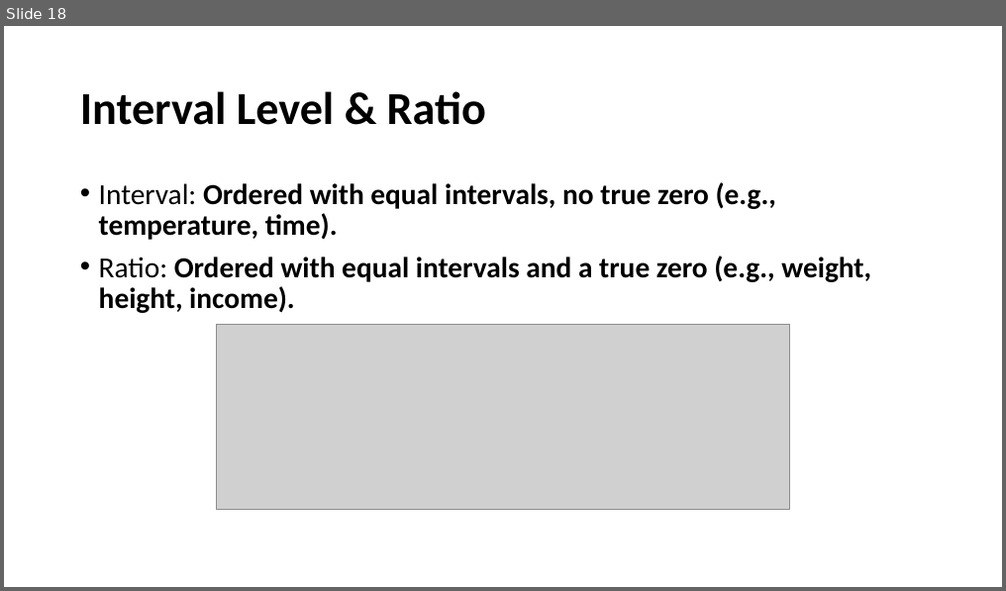
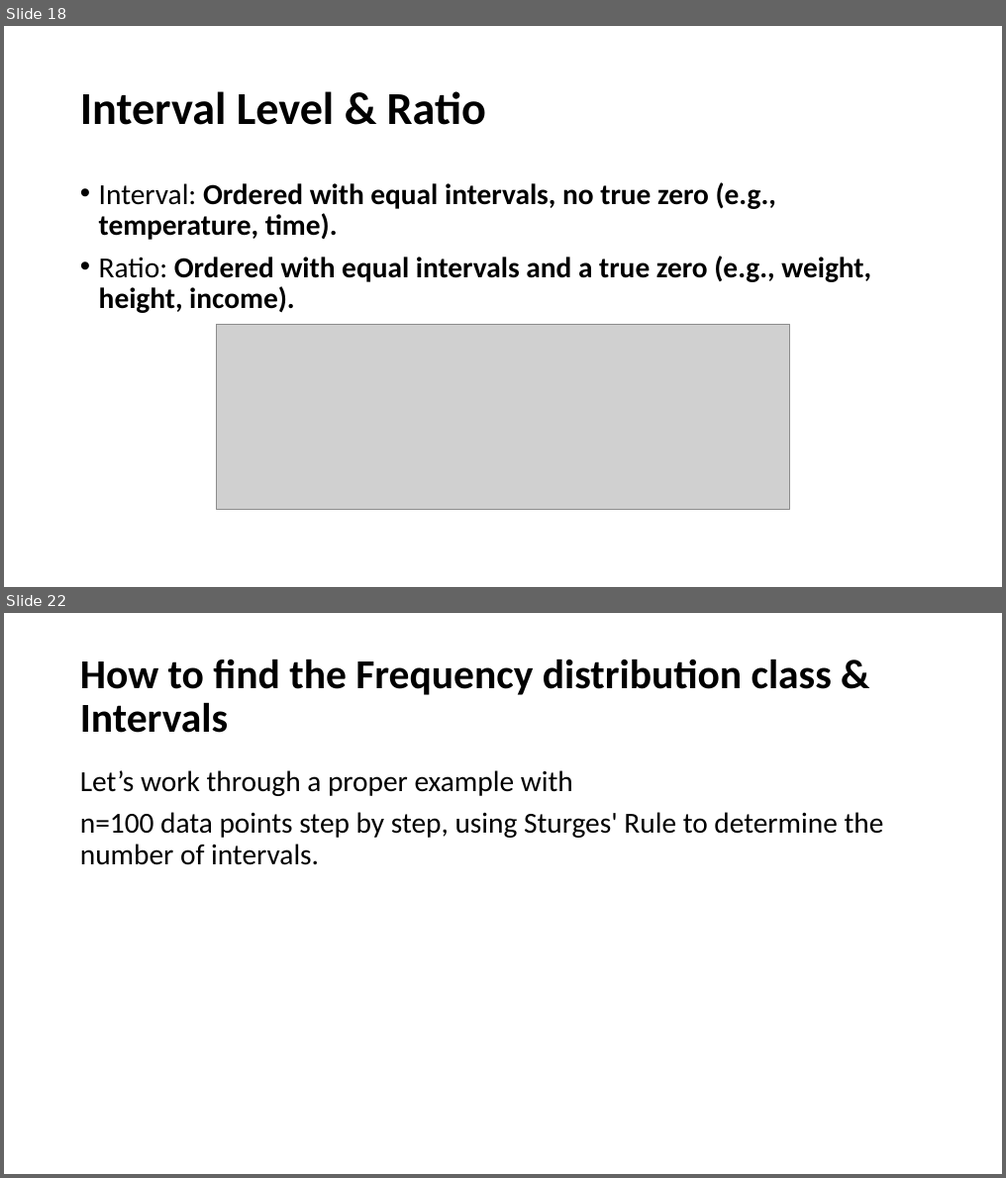
Before and after one commit to joviyal-arun/STAT_TUTORIAL_DOCUMENTS, a slide deck: statistics_tutorial.pptx. Shown one above the other, each under a label of ours: slide 18 before the commit, slides 18 and 22 after it; the slides between them are not shown. The pictures are 1006x591 and 1006x1178 pixels, drawn with LibreOffice and Linux fonts; fonts in the diff are those of the drawing; grey boxes stand for pictures. Boxes give left, top, right and bottom in pixels: in the first picture for what was removed or moved away, otherwise in the second. Text is boxed around its words. In the diff, an @@ line names an element or a change of style, - is before the commit and + after.

Commit message:
frequency distribution tutorial

```diff
--- a/statistics_tutorial.pptx
+++ b/statistics_tutorial.pptx
@@ slide 22 added at bbox=[4, 613, 1002, 1174], background #FFFFFF @@
@@ title added at bbox=[80, 659, 832, 733], 39.6 pt, text #000000, bold @@
+How to find the Frequency distribution class & Intervals
@@ text added at bbox=[80, 770, 884, 865], 28 pt, text #000000 @@
+Let’s work through a proper example with
+n=100 data points step by step, using Sturges' Rule to determine the number of intervals.
```
Also in this commit, not shown: 15 other slides added.
